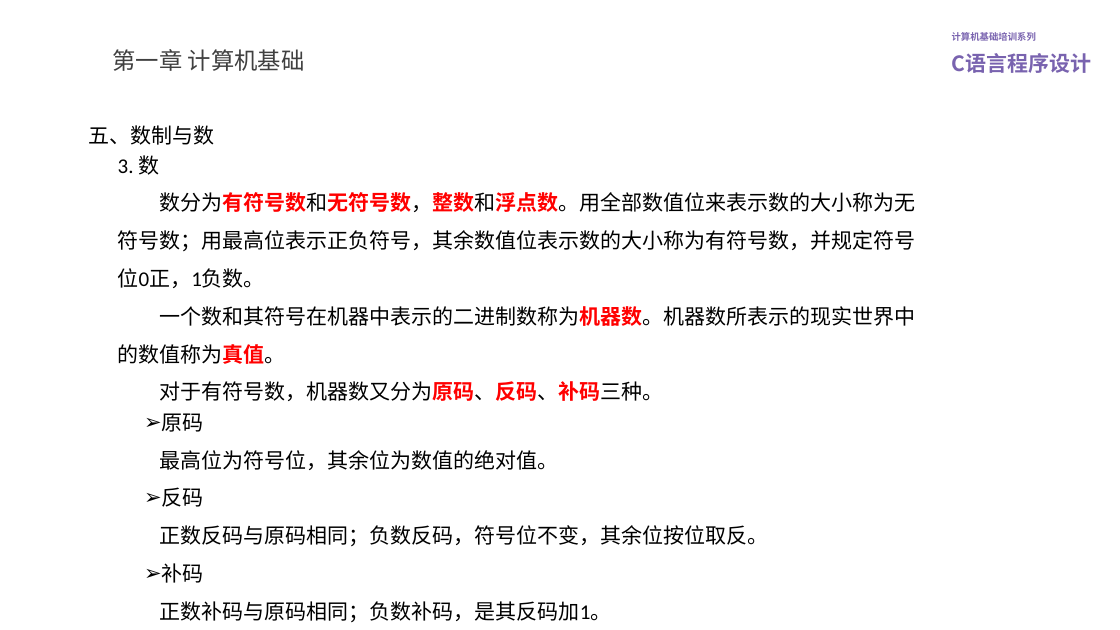
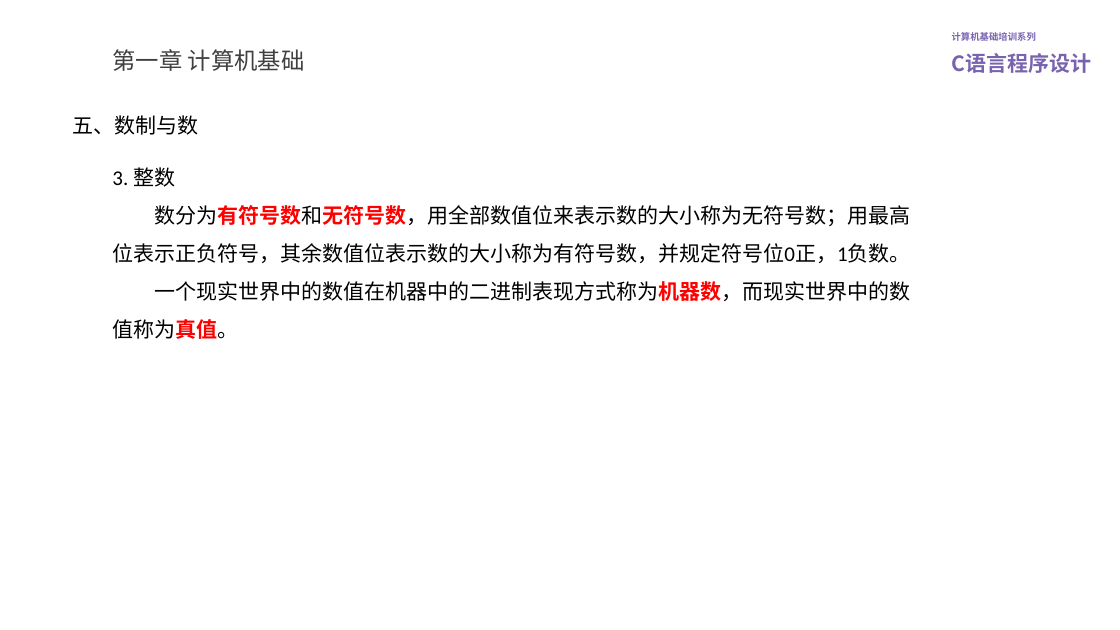
Before and after one commit to lovegce/training-courseware, a slide deck: slide 21 of C语言程序设计.pptx. Drawn at 1120x630 pixels with LibreOffice and Linux fonts; fonts in the diff are those of the drawing; background and template pictures are left out. Boxes give left, top, right and bottom in pixels: in the first picture for what was removed or moved away, otherwise in the second. Text is boxed around its words. In the diff, an @@ line names an element or a change of style, - is before the commit and + after.

Commit message:
浮点数

```diff
--- a/C语言程序设计.pptx
+++ b/C语言程序设计.pptx
@@ text "五、数制与数": place and size @@
-text "五、数制与数" at (88, 125, 214, 145)
+text "五、数制与数" at (72, 115, 198, 135)
@@ text at (112, 167, 910, 339): text changed @@
-3. 数
-数分为有符号数和无符号数，整数和浮点数。用全部数值位来表示数的大小称为无符号数；用最高位表示正负符号，其余数值位表示数的大小称为有符号数，并规定符号位0正，1负数。
-一个数和其符号在机器中表示的二进制数称为机器数。机器数所表示的现实世界中的数值称为真值。
-对于有符号数，机器数又分为原码、反码、补码三种。
+3. 整数
+数分为有符号数和无符号数，用全部数值位来表示数的大小称为无符号数；用最高位表示正负符号，其余数值位表示数的大小称为有符号数，并规定符号位0正，1负数。
+一个现实世界中的数值在机器中的二进制表现方式称为机器数，而现实世界中的数值称为真值。
@@ text removed at (160, 413, 769, 622) @@
-➢ 原码
-最高位为符号位，其余位为数值的绝对值。
-➢ 反码
-正数反码与原码相同；负数反码，符号位不变，其余位按位取反。
-➢ 补码
-正数补码与原码相同；负数补码，是其反码加1。
```
Also in this commit, not shown: 7 other slides changed, 5 slides added, 1 other file.
